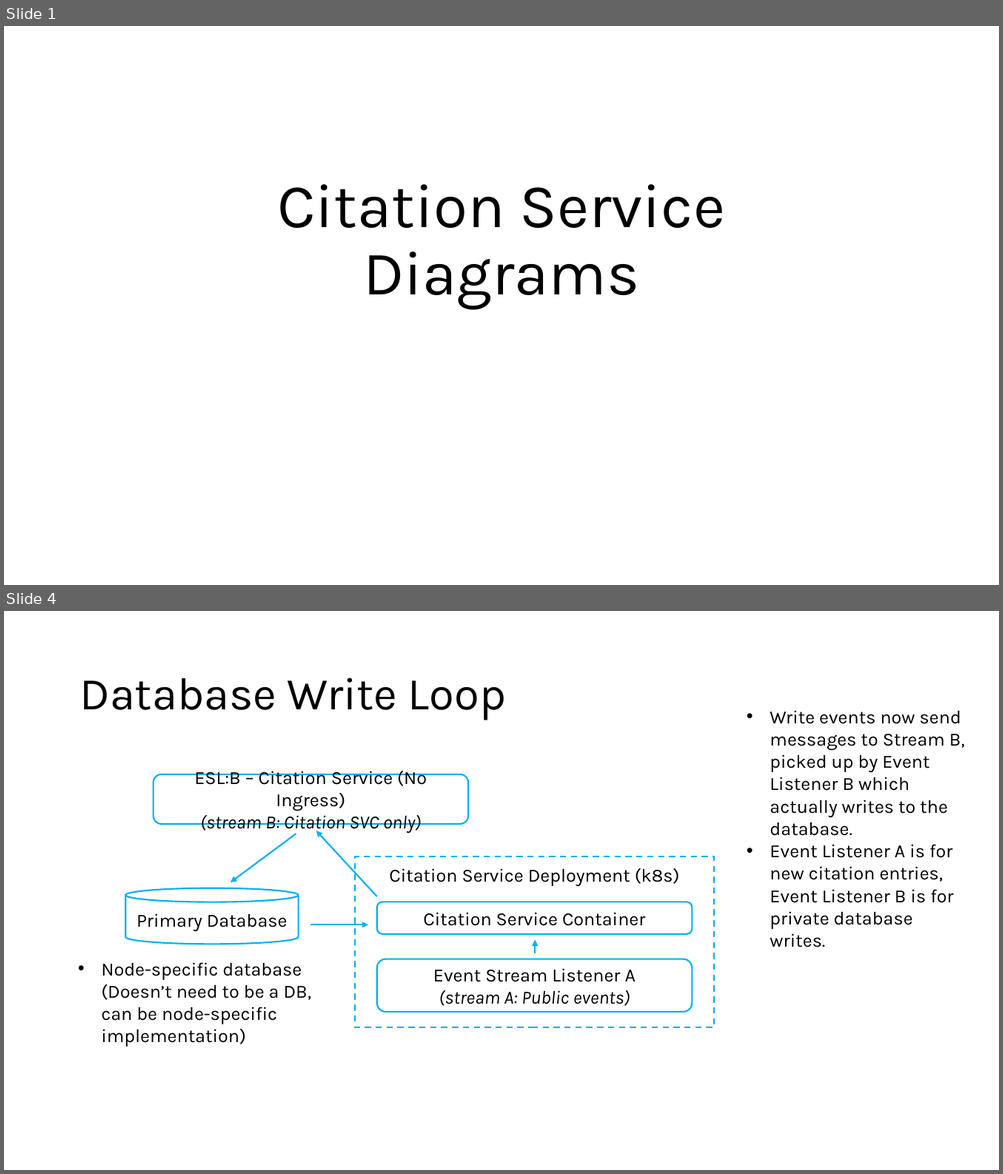
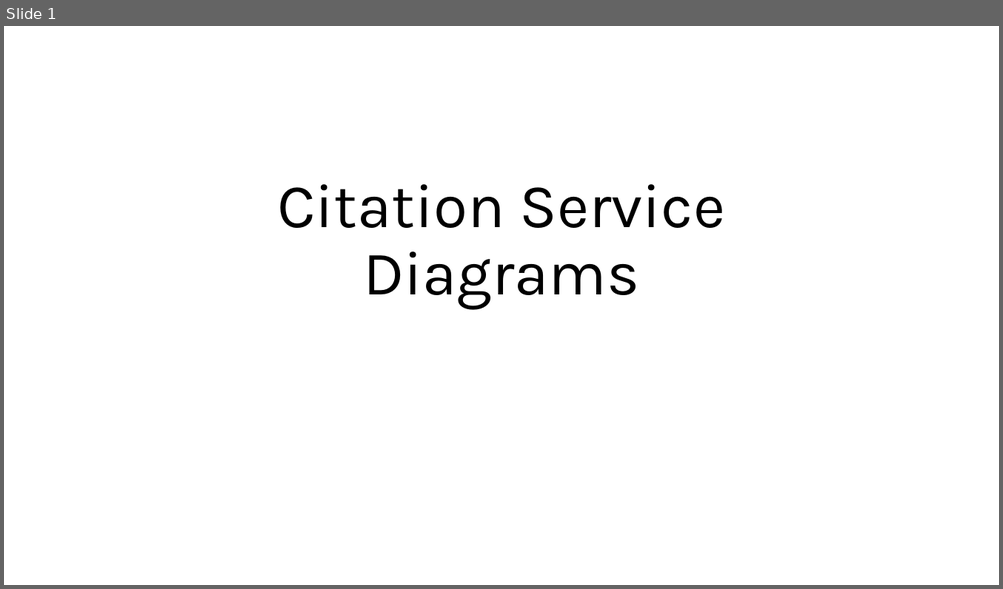
Before and after one commit to cedadev/cmip7-citation-service, a slide deck: docs/CitationServiceDiagrams.pptx. Shown one above the other, each under a label of ours: slides 1 and 4 before the commit, slide 1 after it; the slides between them are not shown. The pictures are 1003x1174 and 1003x589 pixels, drawn with LibreOffice and Linux fonts; fonts in the diff are those of the drawing. Boxes give left, top, right and bottom in pixels: in the first picture for what was removed or moved away, otherwise in the second. Text is boxed around its words. In the diff, an @@ line names an element or a change of style, - is before the commit and + after.

Commit message:
Updated diagrams, added publication_year to message requirements

```diff
--- a/docs/CitationServiceDiagrams.pptx
+++ b/docs/CitationServiceDiagrams.pptx
@@ slide 4 removed at (4,611,999,1170), background #FFFFFF @@
@@ title removed at (79,678,506,721) @@
-Database Write Loop
@@ text removed at (769,710,965,929) @@
-• Write events now send messages to Stream B, picked up by Event Listener B which actually writes to the database.
-• Event Listener A is for new citation entries, Event Listener B is for private database writes.
@@ rounded rectangle removed at (153,775,468,824) @@
-ESL:B – Citation Service (No Ingress)
-(stream B: Citation SVC only)
@@ arrow removed from (377, 897) to (316, 831) @@
@@ arrow removed from (296, 834) to (230, 883) @@
@@ rectangle removed at (356,857,714,1028) @@
-Citation Service Deployment (k8s)
@@ cylinder removed at (125,889,298,945) @@
-Primary Database
@@ rounded rectangle removed at (377,902,692,934) @@
-Citation Service Container
@@ arrow removed from (310, 925) to (368, 925) @@
@@ arrow removed from (535, 954) to (535, 940) @@
@@ text removed at (101,963,312,1047) @@
-• Node-specific database (Doesn’t need to be a DB, can be node-specific implementation)
@@ rounded rectangle removed at (377,960,692,1012) @@
-Event Stream Listener A
-(stream A: Public events)
```
Also in this commit, not shown: 2 slides changed, 1 other slide removed, 2 other files.
